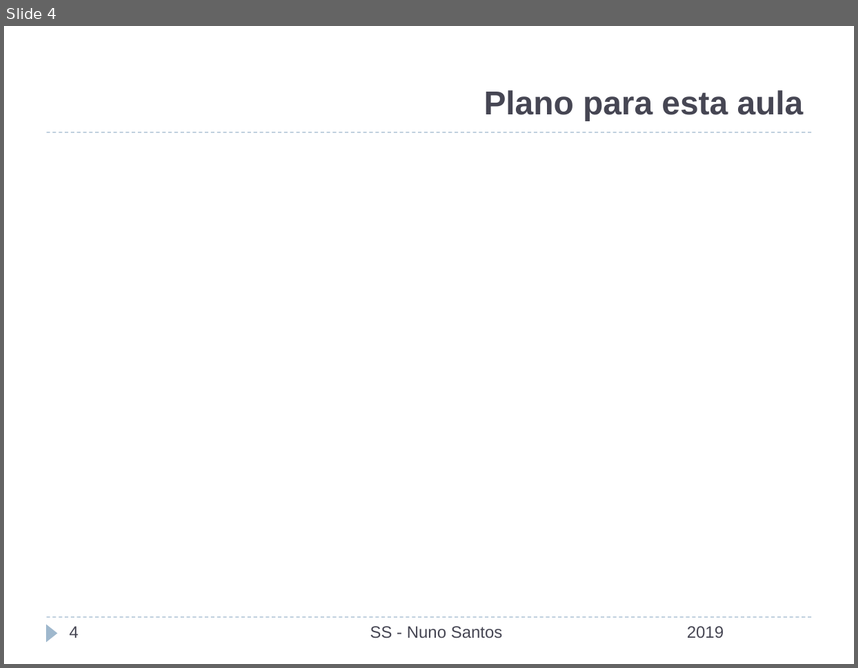
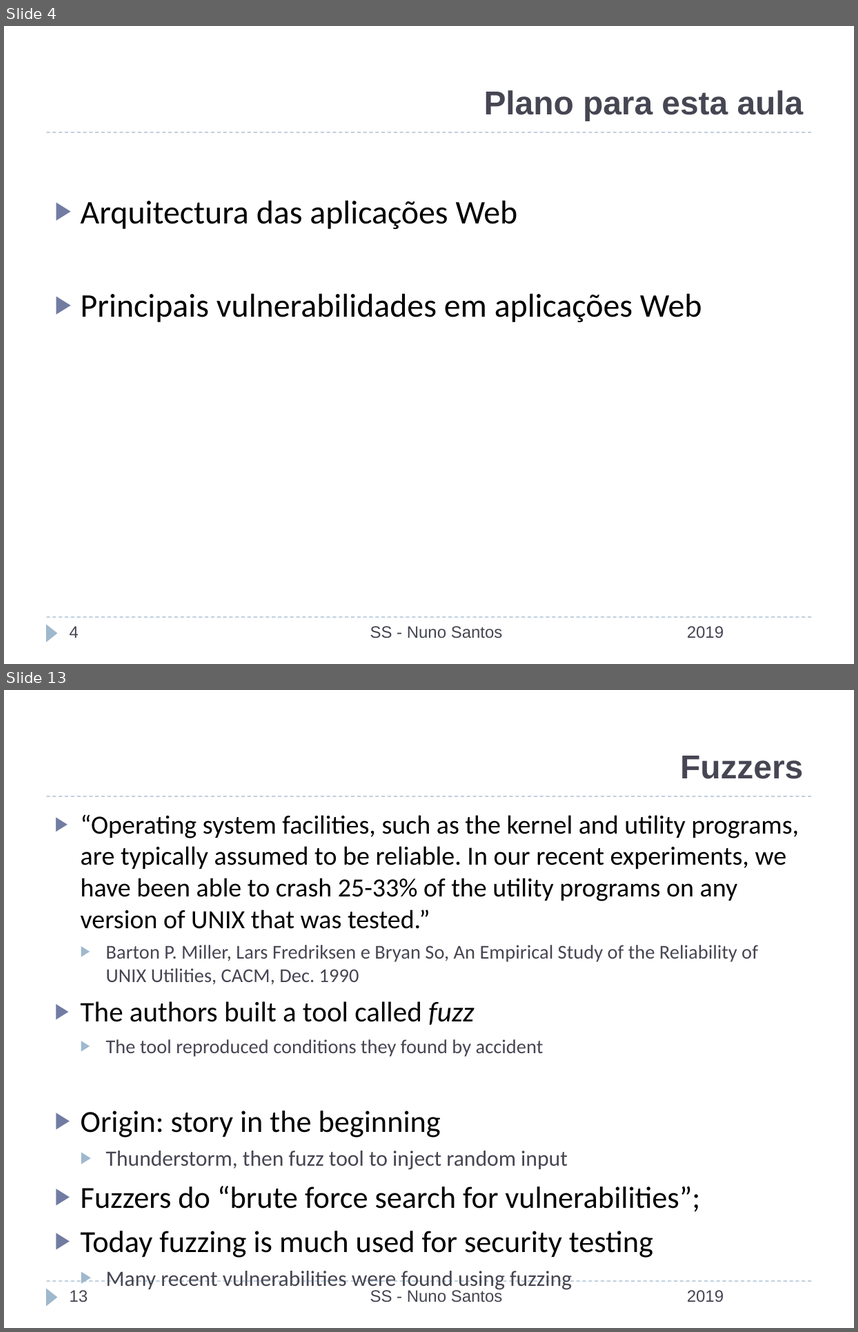
Before and after one commit to nuno-santos/acite2019, a slide deck: teoricas/acite2019-06-auditoria_teste.pptx. Shown one above the other, each under a label of ours: slide 4 before the commit, slides 4 and 13 after it; the slides between them are not shown. The pictures are 858x668 and 858x1332 pixels, drawn with LibreOffice and Linux fonts; fonts in the diff are those of the drawing; background and template pictures are left out. Boxes give left, top, right and bottom in pixels: in the first picture for what was removed or moved away, otherwise in the second. Text is boxed around its words. In the diff, an @@ line names an element or a change of style, - is before the commit and + after.

```diff
--- a/teoricas/acite2019-06-auditoria_teste.pptx
+++ b/teoricas/acite2019-06-auditoria_teste.pptx
@@ slide 13 added at <box>4,690,854,1328</box>, background #FFFFFF; not listed: 3 template elements that a slide beside it also shows @@
@@ title added at <box>680,756,803,779</box>, 28 pt, text #464653, bold @@
+Fuzzers
@@ text added at <box>81,815,799,1257</box>, 22.2 pt, text #000000 @@
+▶ “Operating system facilities, such as the kernel and utility programs, are typically assumed to be reliable. In our recent experiments, we have been able to crash 25-33% of the utility programs on any version of UNIX that was tested.”
+  ▶ Barton P. Miller, Lars Fredriksen e Bryan So, An Empirical Study of the Reliability of UNIX Utilities, CACM, Dec. 1990
+▶ The authors built a tool called fuzz
+  ▶ The tool reproduced conditions they found by accident
+▶ Origin: story in the beginning
+  ▶ Thunderstorm, then fuzz tool to inject random input
+▶ Fuzzers do “brute force search for vulnerabilities”;
+▶ Today fuzzing is much used for security testing
+  ▶ Many recent vulnerabilities were found using fuzzing
@@ page number added at <box>70,1290,88,1301</box>, 14 pt, text #464653 @@
+13
@@ text added at <box>370,1288,503,1302</box>, 14 pt, text #464653 @@
+SS - Nuno Santos
@@ text added at <box>687,1290,724,1301</box>, 14 pt, text #464653 @@
+2019
@@ slide 4 changed as well @@
@@ text added at <box>81,200,702,322</box>, 28 pt, text #000000 @@
+▶ Arquitectura das aplicações Web
+▶ Principais vulnerabilidades em aplicações Web
```
Also in this commit, not shown: 9 other slides changed, 12 other slides added, 1 slide removed.
